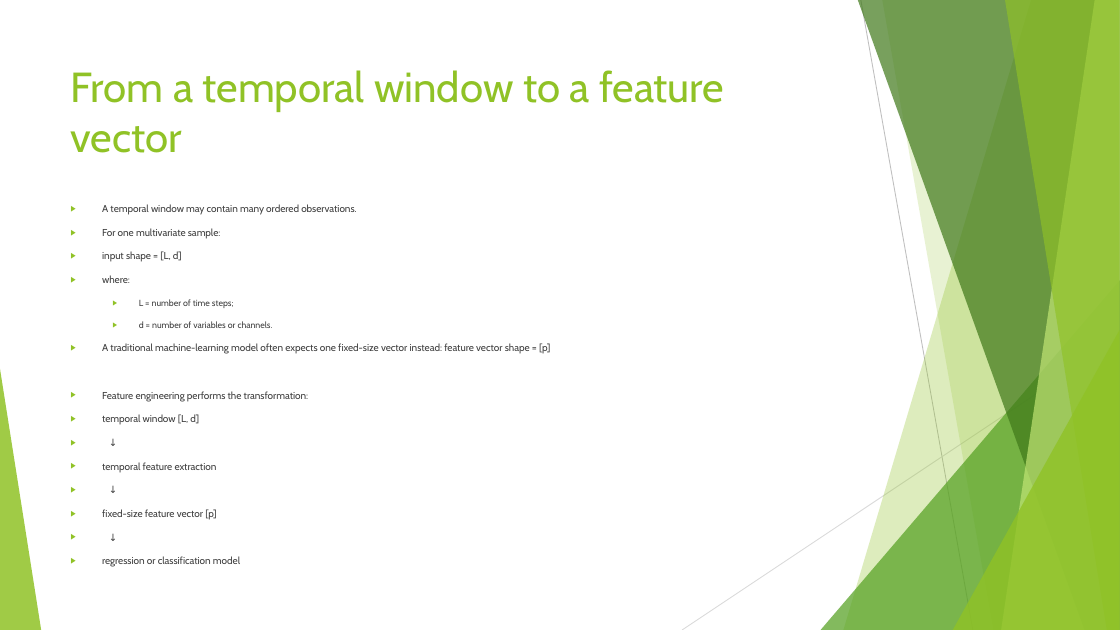
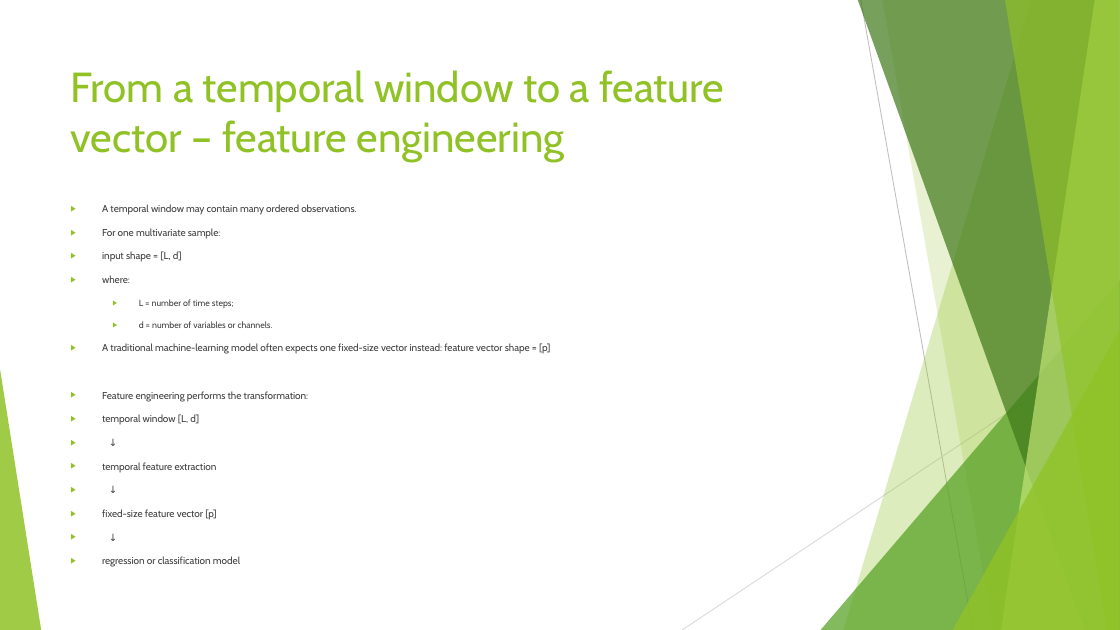
Before and after one commit to FranzGH/timeseries, a slide deck: slide 38 of Slides/03 Traditional Baselines and Feature-Based Machine Learning.pptx. Drawn at 1120x630 pixels with LibreOffice and Linux fonts; fonts in the diff are those of the drawing. Boxes give left, top, right and bottom in pixels: in the first picture for what was removed or moved away, otherwise in the second. Text is boxed around its words. In the diff, an @@ line names an element or a change of style, - is before the commit and + after.

```diff
--- a/Slides/03 Traditional Baselines and Feature-Based Machine Learning.pptx
+++ b/Slides/03 Traditional Baselines and Feature-Based Machine Learning.pptx
@@ title at (71, 70, 724, 162): text changed @@
-From a temporal window to a feature vector
+From a temporal window to a feature vector – feature engineering
```
Also in this commit, not shown: 23 other slides changed, 1 other file.
